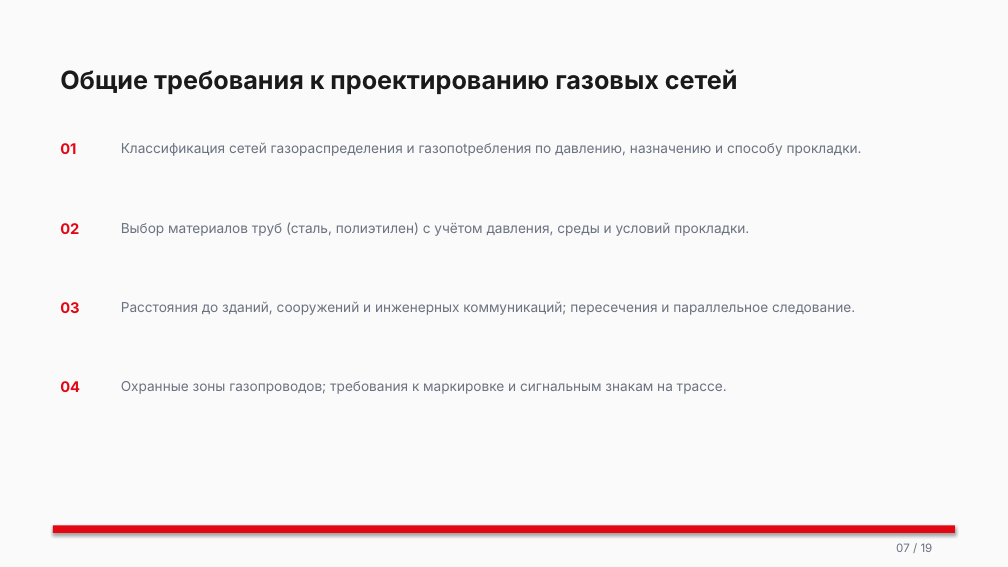
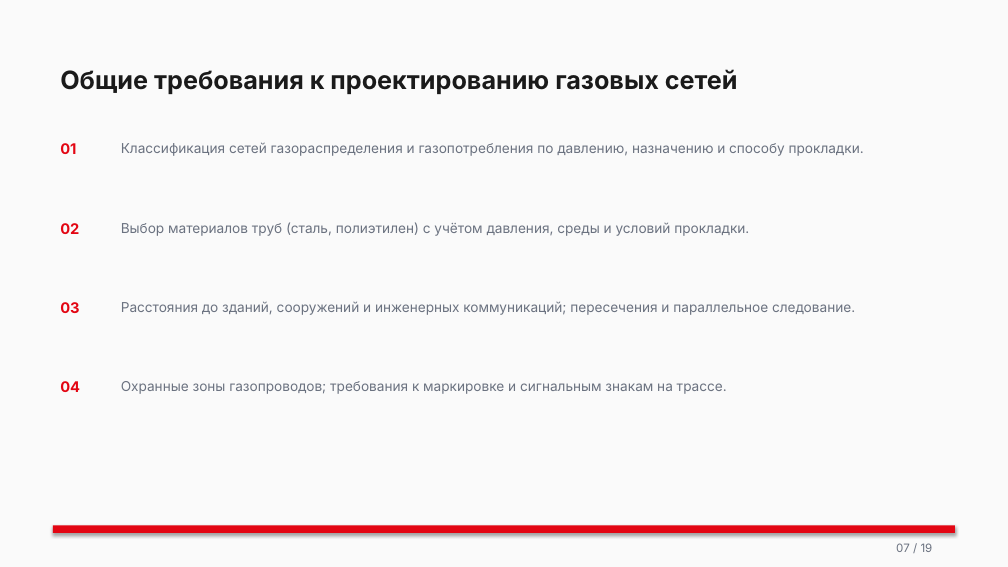
Before and after one commit to lysakalenushka-hash/-, a slide deck: slide 7 of Б.7.5_Проектирование_строительство_газовых_сетей.pptx. Drawn at 1008x567 pixels with LibreOffice and Linux fonts; fonts in the diff are those of the drawing. Boxes give left, top, right and bottom in pixels: in the first picture for what was removed or moved away, otherwise in the second. Text is boxed around its words. In the diff, an @@ line names an element or a change of style, - is before the commit and + after.

```diff
--- a/Б.7.5_Проектирование_строительство_газовых_сетей.pptx
+++ b/Б.7.5_Проектирование_строительство_газовых_сетей.pptx
@@ text at (121,142,864,156): text changed @@
-Классификация сетей газораспределения и газопotребления по давлению, назначению и способу прокладки.
+Классификация сетей газораспределения и газопотребления по давлению, назначению и способу прокладки.
```
Also in this commit, not shown: 10 other files.
